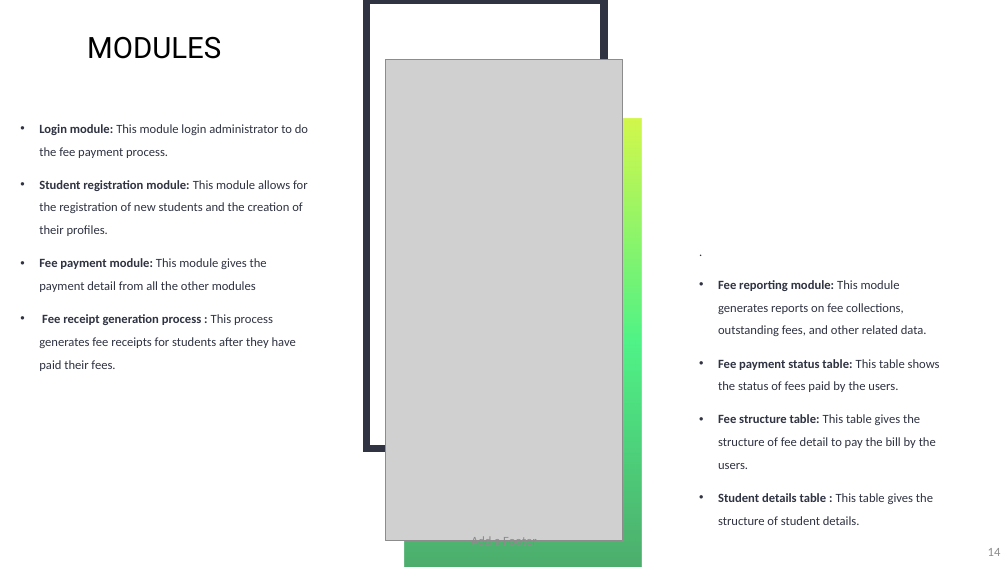
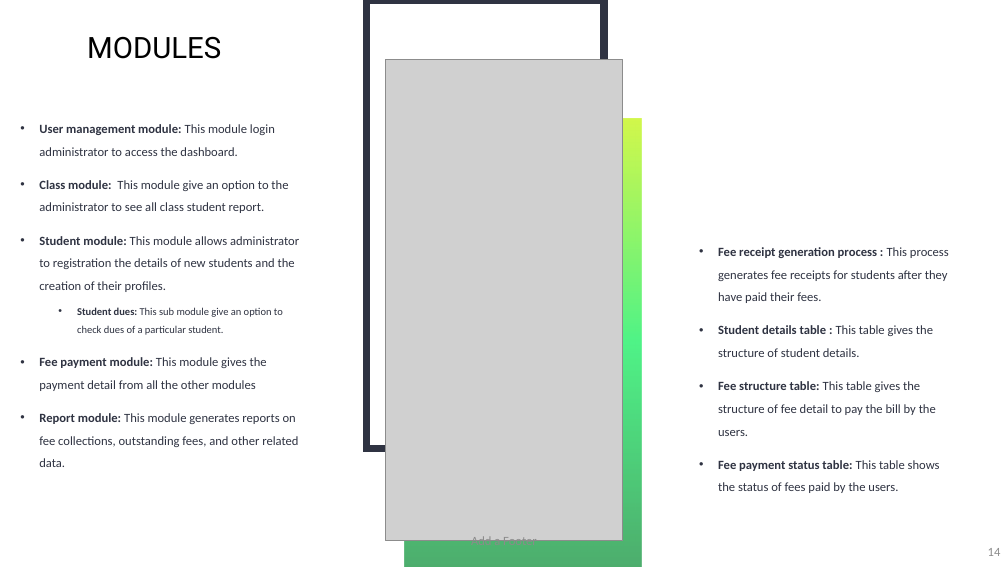
Before and after one commit to vikarnjha/School-Fee-Management-System, a slide deck: slide 14 of SFMS PPT.pptx. Drawn at 1008x567 pixels with LibreOffice and Linux fonts; fonts in the diff are those of the drawing; grey boxes stand for pictures. Boxes give left, top, right and bottom in pixels: in the first picture for what was removed or moved away, otherwise in the second. Text is boxed around its words. In the diff, an @@ line names an element or a change of style, - is before the commit and + after.

Commit message:
PPT completed final

```diff
--- a/SFMS PPT.pptx
+++ b/SFMS PPT.pptx
@@ text at [39,124,299,335]: text changed @@
-• Login module: This module login administrator to do the fee payment process.
-• Student registration module: This module allows for the registration of new students and the creation of their profiles.
+• User management module: This module login administrator to access the dashboard.
+• Class module: This module give an option to the administrator to see all class student report.
+• Student module: This module allows administrator to registration the details of new students and the creation of their profiles.
+  • Student dues: This sub module give an option to check dues of a particular student.
@@ text at [718,270,948,436]: text changed @@
-.
-• Fee reporting module: This module generates reports on fee collections, outstanding fees, and other related data.
+• Fee receipt generation process : This process generates fee receipts for students after they have paid their fees.
+• Student details table : This table gives the structure of student details.
+• Fee structure table: This table gives the structure of fee detail to pay the bill by the users.
@@ text at [39,413,298,447]: text changed @@
-• Fee receipt generation process : This process generates fee receipts for students after they have paid their fees.
+• Report module: This module generates reports on fee collections, outstanding fees, and other related data.
@@ text at [718,414,936,525]: paragraphs removed @@
-• Fee structure table: This table gives the structure of fee detail to pay the bill by the users.
-• Student details table : This table gives the structure of student details.
```
Also in this commit, not shown: 2 other slides changed.
